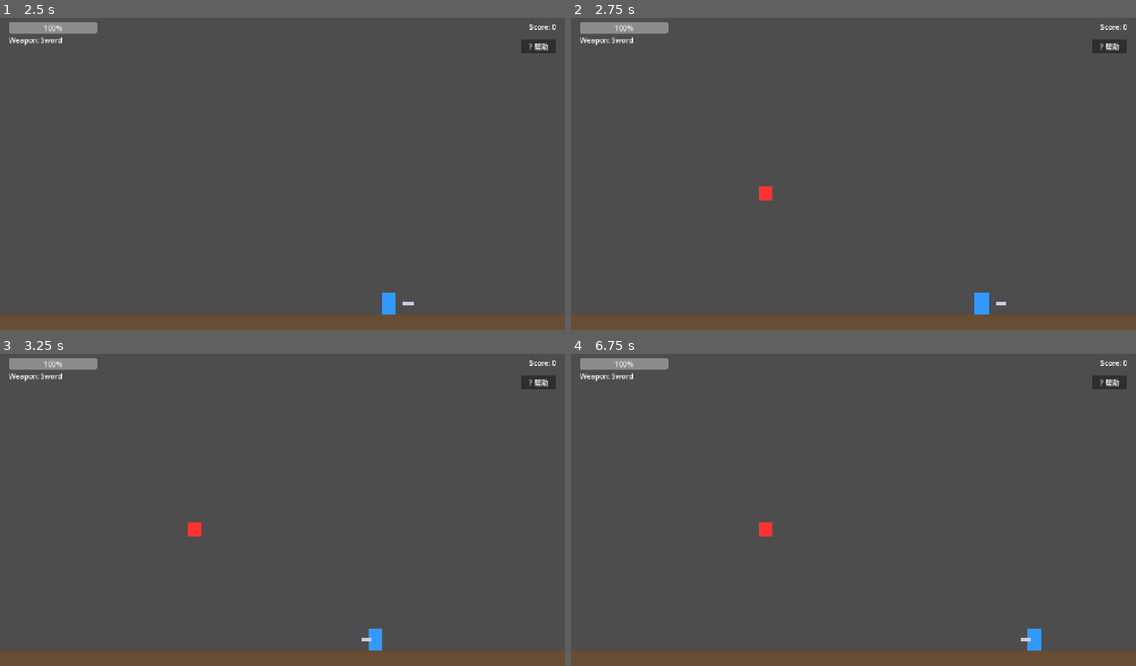
Above: before the commit, frames 1-4 (two rows, left to right).
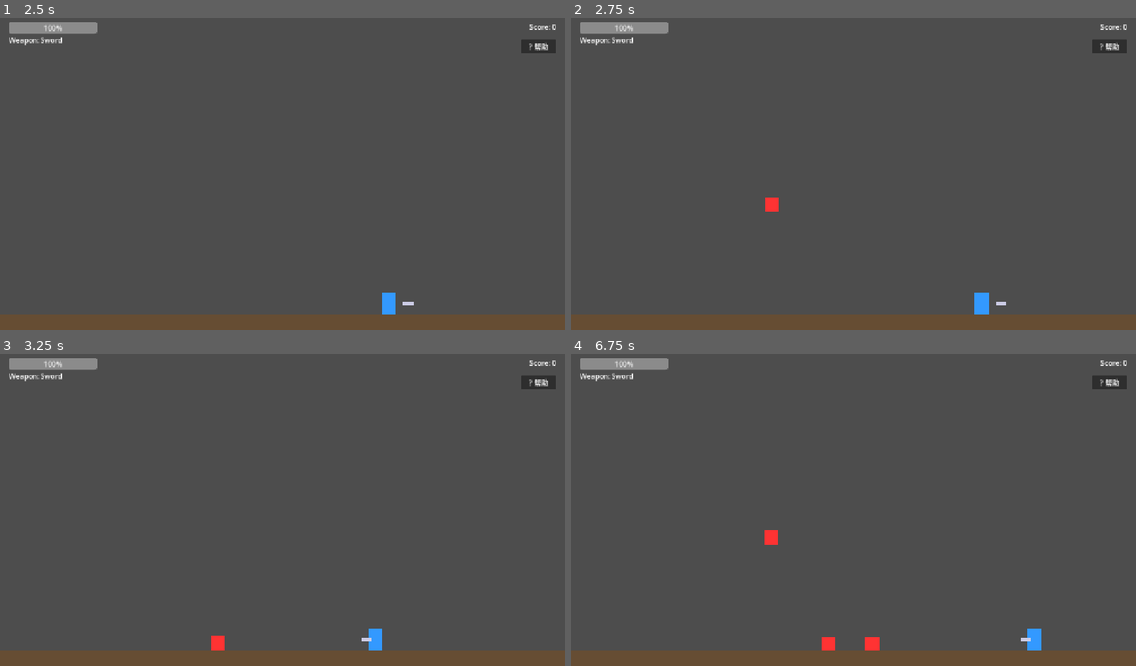
Above: after the commit, the same moments.

Repository: czlczlczl/just-attack
Game: Godot game, scene res://scenes/main.tscn
The game is run twice, just before and just after one commit, with the same random seed, the same clock (stepped at 60 frames per second) and the same inputs.
Inputs (mouse positions are in pixels of both pictures, inside the frame that each line leads up to):
- Up to frame 1 (2.5 s): click "? 帮助" at 0.5 s; tap Enter at 1.25 s; move the mouse to (406, 155) at 1.27 s; hold D from 1.28 s (still down); tap J at 1.35 s; click (406, 155) at 1.42 s; tap Space at 1.52, 2.27 s; move the mouse to (169, 186) at 2.02 s; tap K at 2.1 s
- Up to frame 2 (2.75 s): keep holding D
- Up to frame 3 (3.25 s): move the mouse to (339, 438) at 2.77 s; release D at 2.78 s; hold A from 2.78 s (still down); tap L at 2.85 s
- Up to frame 4 (6.75 s): move the mouse to (825, 572) at 3.52 s; release A at 3.53 s; hold D 3.53-5.03 s; tap Q at 3.6 s; click (825, 572) at 3.67 s; tap Space at 3.77, 4.52, 5.27 s; move the mouse to (1023, 553) at 4.27 s; tap E at 4.35 s; move the mouse to (684, 460) at 5.02 s; hold A 5.03-5.78 s; tap H at 5.1 s; move the mouse to (881, 506) at 5.77 s; hold D 5.78-6.53 s; tap J at 5.85 s; click (881, 506) at 5.92 s; move the mouse to (768, 428) at 6.52 s; hold A from 6.53 s (still down); tap K at 6.6 s

Frame 1 is identical in both runs. In frame 2, 0.2% of the frame differs, in the area x 33-37%, y 53-63%; in frame 3, 0.2%; in frame 4, 0.4%, in the area x 33-55%, y 53-96%.
Error before the commit: Parse Error: Expression is of type "Node2D" so it can't be of type "ColorRect". (res://scripts/enemies/enemy_base.gd:90)

Commit message:
fix: correct enemy_visual type declaration to ColorRect

Diff:
--- a/scripts/enemies/enemy_base.gd
+++ b/scripts/enemies/enemy_base.gd
@@ -64,7 +64,7 @@
 var separation_force: Vector2 = Vector2.ZERO
 
 ## 视觉节点引用
-var enemy_visual: Node2D = null
+var enemy_visual: ColorRect = null
 
 ## 原始颜色（用于闪白后恢复）
 var original_color: Color = Color.WHITE
@@ -86,8 +86,8 @@
 		player = GameManager.player
 
 	# 获取视觉节点引用
-	enemy_visual = get_node_or_null("EnemyVisual")
-	if enemy_visual is ColorRect:
+	enemy_visual = get_node_or_null("EnemyVisual") as ColorRect
+	if enemy_visual:
 		original_color = enemy_visual.color
 
 	# 获取血条引用
@@ -319,13 +319,13 @@
 
 ## 播放受击闪白效果
 func _flash_on_hit() -> void:
-	if enemy_visual and enemy_visual is ColorRect:
+	if enemy_visual:
 		is_flashing = true
 		flash_timer = 0.15  # 闪白持续 0.15 秒
-		(enemy_visual as ColorRect).color = Color.WHITE
+		enemy_visual.color = Color.WHITE
 
 ## 停止闪白，恢复原始颜色
 func _stop_flash() -> void:
 	is_flashing = false
-	if enemy_visual and enemy_visual is ColorRect:
-		(enemy_visual as ColorRect).color = original_color
+	if enemy_visual:
+		enemy_visual.color = original_color
